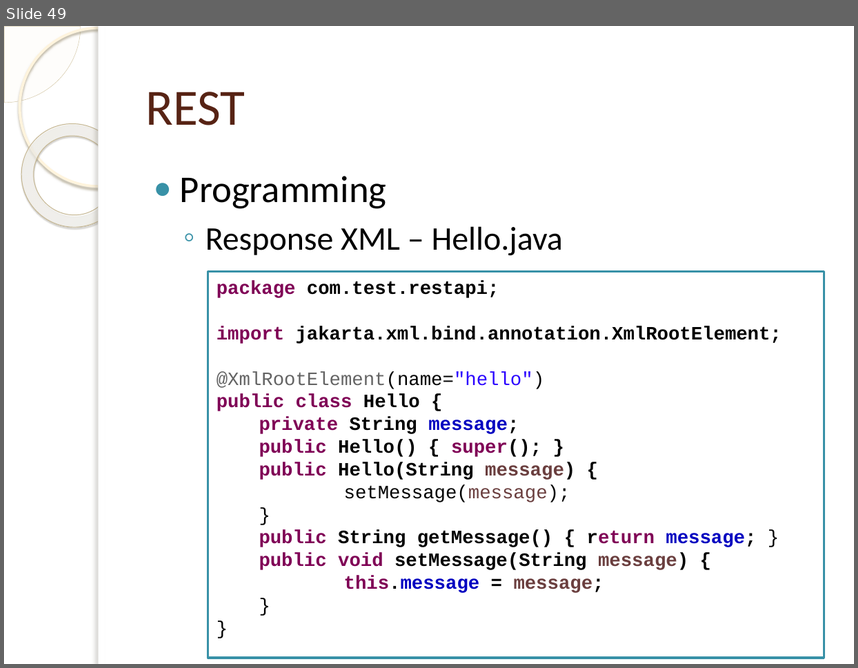
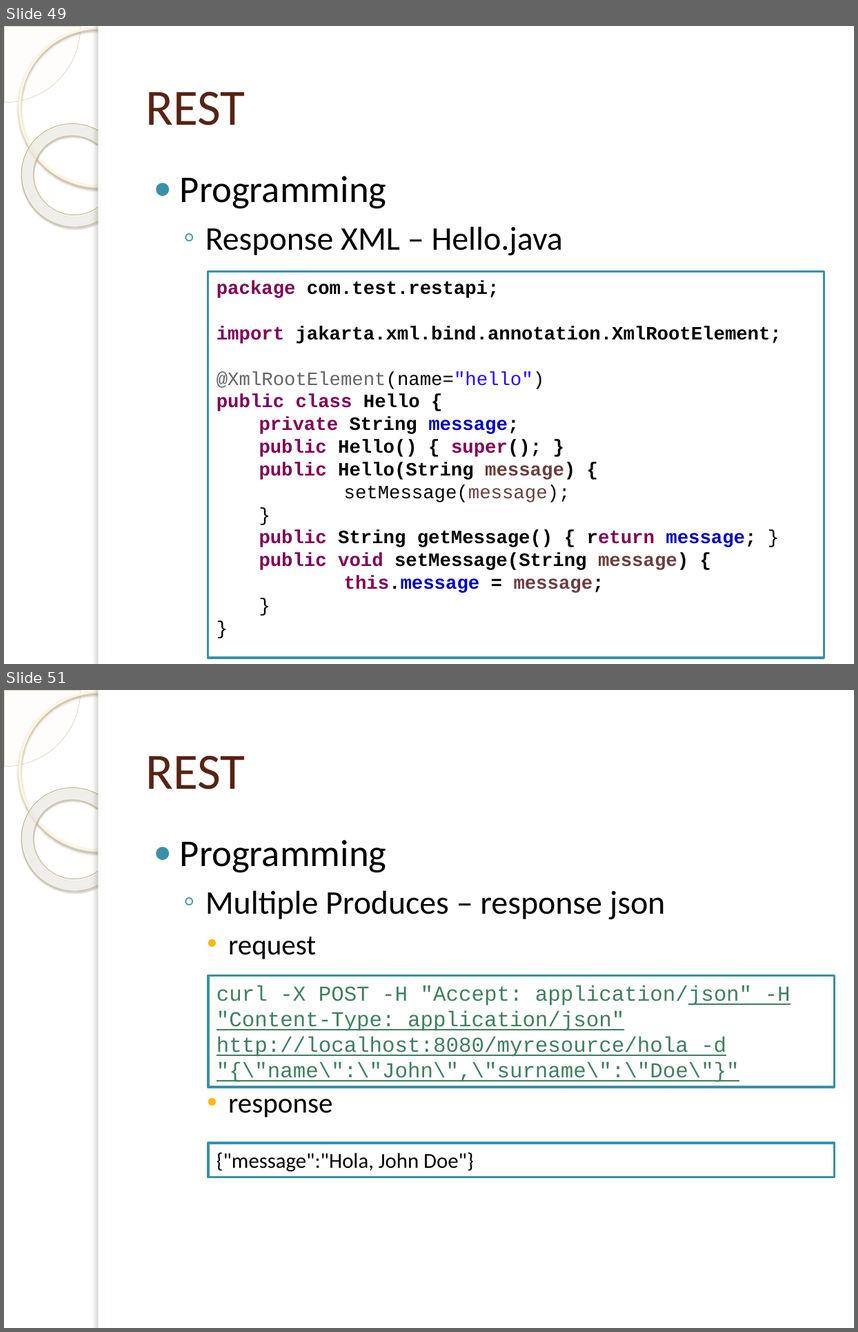
Before and after one commit to tassun/train-rest, a slide deck: Introduction to Rest.pptx. Shown one above the other, each under a label of ours: slide 49 before the commit, slides 49 and 51 after it; the slides between them are not shown. The pictures are 858x668 and 858x1332 pixels, drawn with LibreOffice and Linux fonts; fonts in the diff are those of the drawing; background and template pictures are left out. Boxes give left, top, right and bottom in pixels: in the first picture for what was removed or moved away, otherwise in the second. Text is boxed around its words. In the diff, an @@ line names an element or a change of style, - is before the commit and + after.

```diff
--- a/Introduction to Rest.pptx
+++ b/Introduction to Rest.pptx
@@ slide 51 added at bbox=[4, 690, 854, 1328], background picture (left out); not listed: 5 template elements that a slide beside it also shows @@
@@ title added at bbox=[146, 756, 245, 789], 43 pt, text #572314 @@
+REST
@@ text added at bbox=[180, 840, 666, 1117], 28 pt, text #000000 @@
+● Programming
+  ◦ Multiple Produces – response json
+    • request
+    • response
@@ rectangle added at bbox=[208, 976, 835, 1087], outline #3891A7 2 pt, 18 pt, text #3F7F5F, underline @@
+curl -X POST -H "Accept: application/json" -H "Content-Type: application/json" http://localhost:8080/myresource/hola -d "{\"name\":\"John\",\"surname\":\"Doe\"}"
@@ rectangle added at bbox=[208, 1142, 835, 1176], outline #3891A7 2 pt, 18 pt, text #000000 @@
+{"message":"Hola, John Doe"}
```
Also in this commit, not shown: 7 other slides added, 1 other file.
